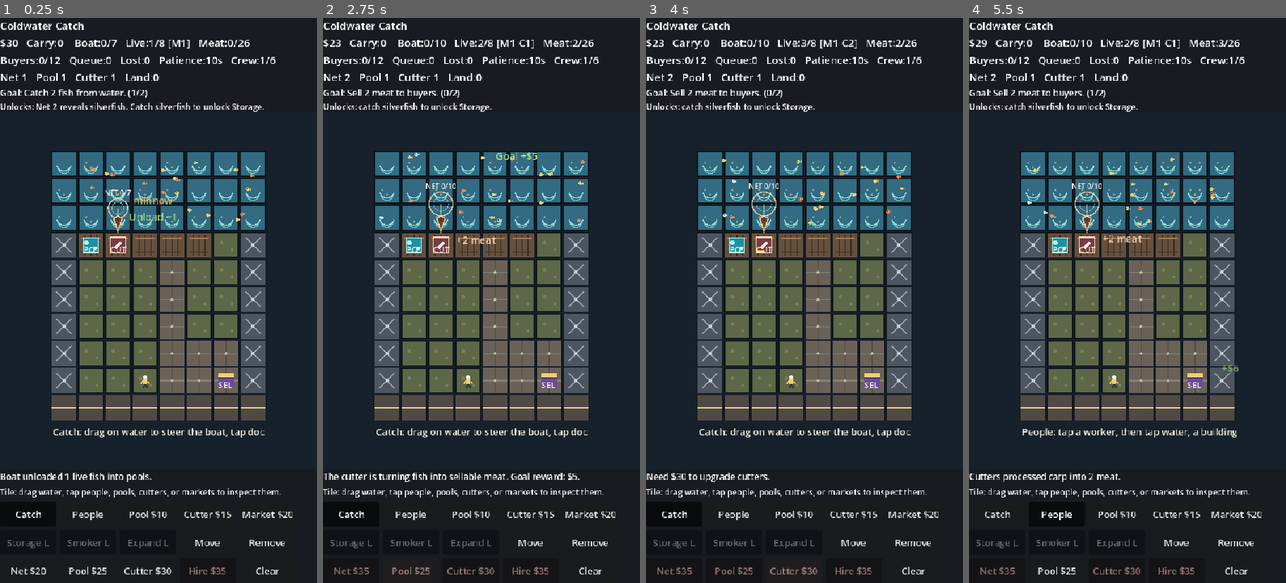
Above: before the commit, frames 1-4 (left to right).
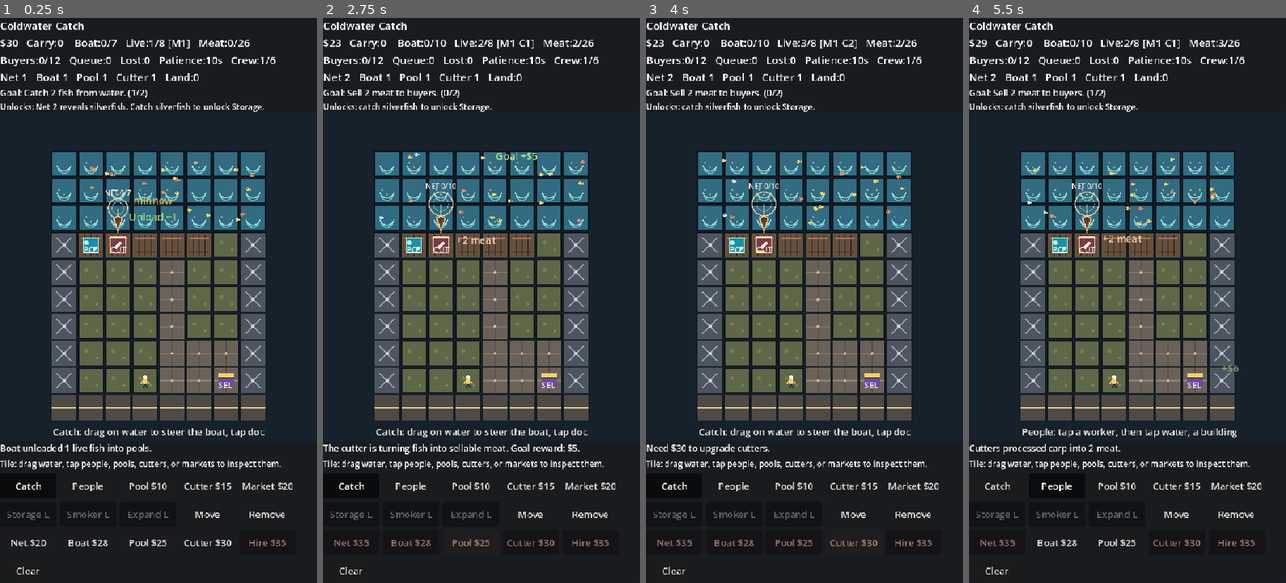
Above: after the commit, the same moments.

Repository: FunnySkillz/project_tilesgame
Game: Godot game, scene res://scenes/Main.tscn
Two runs of this game, one before a commit and one after it. Both use one fixed random seed, a clock stepped at 60 frames per second and the inputs below.
Inputs (mouse positions are in pixels of both pictures, inside the frame that each line leads up to):
- Up to frame 1 (0.25 s): no input
- Up to frame 2 (2.75 s): click "Net $20" at 0.5 s; click "Net $35" at 1.25 s; click "Pool $25" at 2 s
- Up to frame 3 (4 s): click (734, 543) at 2.75 s, where only the run after the commit has a clickable "Boat $28"; click "Cutter $30" at 3.5 s
- Up to frame 4 (5.5 s): click "Catch" at 4.25 s; click "People" at 5 s

The runs differ from the first frame. In frame 1, 3.7% of the frame differs, in the area x 0-93%, y 9-99%; in frame 2, 4.1%; in frame 3, 3.6%; in frame 4, 3.6%.

Commit message:
Add boat upgrade architecture

Diff:
--- /dev/null
+++ b/scripts/fishing/BoatAgent.gd
@@ -0,0 +1,85 @@
+class_name BoatAgent
+extends RefCounted
+
+const BASE_SPEED := 2.2
+const SPEED_PER_LEVEL := 0.35
+const BASE_NET_LENGTH := 0.45
+const NET_LENGTH_PER_LEVEL := 0.16
+const BASE_NET_RADIUS := 0.28
+const NET_RADIUS_PER_LEVEL := 0.08
+const BASE_NET_CAPACITY := 4
+const NET_CAPACITY_PER_LEVEL := 3
+const HOLD_CAPACITY_PER_LEVEL := 2
+
+var position := Vector2.ZERO
+var target := Vector2.ZERO
+var last_direction := Vector2.DOWN
+var fish_stock: Array = [0, 0, 0]
+var level := 1
+
+
+func setup(dock_position: Vector2) -> BoatAgent:
+	position = dock_position
+	target = dock_position
+	last_direction = Vector2.DOWN
+	fish_stock = [0, 0, 0]
+	level = 1
+	return self
+
+
+func tick(delta: float) -> void:
+	var delta_to_target := target - position
+	if delta_to_target.length() <= 0.01:
+		return
+
+	var move_distance := speed() * delta
+	if delta_to_target.length() <= move_distance:
+		position = target
+	else:
+		position += delta_to_target.normalized() * move_distance
+	last_direction = delta_to_target.normalized()
+
+
+func set_target(next_target: Vector2) -> void:
+	target = next_target
+
+
+func is_at(point: Vector2) -> bool:
+	return position.distance_to(point) <= 0.08
+
+
+func speed() -> float:
+	return BASE_SPEED + float(level - 1) * SPEED_PER_LEVEL
+
+
+func direction() -> Vector2:
+	if last_direction.length() <= 0.001:
+		return Vector2.DOWN
+	return last_direction.normalized()
+
+
+func net_center(net_level: int) -> Vector2:
+	return position - direction() * net_length(net_level)
+
+
+func net_length(net_level: int) -> float:
+	return BASE_NET_LENGTH + float(net_level) * NET_LENGTH_PER_LEVEL
+
+
+func net_radius(net_level: int) -> float:
+	return BASE_NET_RADIUS + float(net_level) * NET_RADIUS_PER_LEVEL
+
+
+func net_capacity(net_level: int) -> int:
+	return BASE_NET_CAPACITY + net_level * NET_CAPACITY_PER_LEVEL + (level - 1) * HOLD_CAPACITY_PER_LEVEL
+
+
+func net_count() -> int:
+	var total := 0
+	for amount in fish_stock:
+		total += int(amount)
+	return total
+
+
+func upgrade() -> void:
+	level += 1
--- a/scripts/main.gd
+++ b/scripts/main.gd
@@ -6,6 +6,7 @@
 enum FishKind { MINNOW, CARP, SILVERFISH }
 enum BuyerKind { VILLAGER, COOK, MERCHANT }
 
+const BoatAgentScript := preload("res://scripts/fishing/BoatAgent.gd")
 const FishAgentScript := preload("res://scripts/fishing/FishAgent.gd")
 
 const GRID_W := 8
@@ -42,7 +43,6 @@
 const WORKER_CUTTER_RATE_BONUS := 0.35
 const WORKER_SMOKER_RATE_BONUS := 0.35
 const ACTIVE_FISH_MAX := 18
-const BOAT_SPEED := 2.2
 const BOAT_DOCK_X := 2.5
 const NET_CATCH_RADIUS := 0.34
 const SMOKER_SECONDS := 6.0
@@ -101,10 +101,7 @@
 var workers: Array = []
 var selected_worker_index := -1
 var active_fish_agents: Array = []
-var boat_position := Vector2(BOAT_DOCK_X, float(WATER_ROWS) - 0.25)
-var boat_target := Vector2(BOAT_DOCK_X, float(WATER_ROWS) - 0.25)
-var boat_fish_stock: Array = [0, 0, 0]
-var boat_last_direction := Vector2.DOWN
+var boat_agent = BoatAgentScript.new()
 var dragging_boat := false
 
 var grid_rect := Rect2()
@@ -256,10 +253,7 @@
 
 func _init_active_fishing() -> void:
 	active_fish_agents.clear()
-	boat_position = _boat_home_position()
-	boat_target = boat_position
-	boat_last_direction = Vector2.DOWN
-	boat_fish_stock = [0, 0, 0]
+	boat_agent.setup(_boat_home_position())
 	for i in ACTIVE_FISH_MAX:
 		_spawn_active_fish()
 
@@ -361,6 +355,7 @@
 	_add_tool_button(actions, TOOL_MOVE, "Move", "Move one building to another buildable tile.")
 	_add_tool_button(actions, TOOL_REMOVE, "Remove", "Remove a building and recover half its cost.")
 	command_buttons["net"] = _add_command_button(actions, "Net +", "Upgrade net", _upgrade_net)
+	command_buttons["boat"] = _add_command_button(actions, "Boat +", "Upgrade boat speed and hold size", _upgrade_boat)
 	command_buttons["pool"] = _add_command_button(actions, "Pool +", "Upgrade pools", _upgrade_pool)
 	command_buttons["cutter"] = _add_command_button(actions, "Cutter +", "Upgrade cutters", _upgrade_cutter)
 	command_buttons["hire"] = _add_command_button(actions, "Hire +", "Hire another worker", _hire_worker)
@@ -472,7 +467,7 @@
 	dragging_boat = true
 	_set_boat_target_from_screen(position)
 	status_text = "Boat following your drag. Sweep fish into the net, then tap the dock to unload."
-	_add_popup("Boat target", _world_to_screen(boat_target), Color("#9fe4dd"))
+	_add_popup("Boat target", _world_to_screen(boat_agent.target), Color("#9fe4dd"))
 	_update_hud()
 	queue_redraw()
 	return true
@@ -485,26 +480,26 @@
 
 func _set_boat_target_from_screen(position: Vector2) -> void:
 	var world_position := (position - grid_rect.position) / tile_px
-	boat_target = Vector2(
+	boat_agent.set_target(Vector2(
 		clamp(world_position.x, 0.25, float(GRID_W) - 0.25),
 		clamp(world_position.y, 0.25, float(WATER_ROWS) - 0.25)
-	)
+	))
 	selected_cell = Vector2i(
-		int(clamp(floor(boat_target.x), 0.0, float(GRID_W - 1))),
-		int(clamp(floor(boat_target.y), 0.0, float(WATER_ROWS - 1)))
+		int(clamp(floor(boat_agent.target.x), 0.0, float(GRID_W - 1))),
+		int(clamp(floor(boat_agent.target.y), 0.0, float(WATER_ROWS - 1)))
 	)
 
 
 func _use_catch_tool(cell: Vector2i) -> void:
 	var tile: Dictionary = tiles[cell.y][cell.x]
 	if tile["kind"] == TileKind.WATER:
-		boat_target = _water_cell_target(cell)
+		boat_agent.set_target(_water_cell_target(cell))
 		status_text = "Boat heading out. Drag on water to guide it, then tap the dock to unload."
 		_add_popup_for_cell(cell, "Boat target", Color("#9fe4dd"))
 		return
 
 	if tile["kind"] == TileKind.DOCK:
-		boat_target = _boat_home_position()
+		boat_agent.set_target(_boat_home_position())
 		if _boat_is_at_dock() and _boat_net_count() > 0:
 			_try_unload_boat()
 		else:
@@ -674,6 +669,19 @@
 	_update_hud()
 
 
+func _upgrade_boat() -> void:
+	var cost := _boat_upgrade_cost()
+	if money < cost:
+		status_text = "Need $" + str(cost) + " to upgrade the boat."
+		return
+	money -= cost
+	boat_agent.upgrade()
+	upgrades_bought_total += 1
+	status_text = "Boat upgraded to level " + str(boat_agent.level) + ". Speed and net hold improved."
+	_add_popup("Boat level " + str(boat_agent.level), grid_rect.position + Vector2(grid_rect.size.x * 0.5, 34.0), Color("#9fe4dd"))
+	_update_hud()
+
+
 func _upgrade_pool() -> void:
 	var cost := _pool_upgrade_cost()
 	if money < cost:
@@ -796,7 +804,7 @@
 	var water_min := Vector2(0.15, 0.15)
 	var water_max := Vector2(float(GRID_W) - 0.15, float(WATER_ROWS) - 0.2)
 	for fish in active_fish_agents:
-		fish.tick(delta, water_min, water_max, boat_position)
+		fish.tick(delta, water_min, water_max, boat_agent.position)
 
 	_collect_fish_in_net()
 	while active_fish_agents.size() < ACTIVE_FISH_MAX:
@@ -807,16 +815,7 @@
 
 
 func _move_boat(delta: float) -> void:
-	var delta_to_target := boat_target - boat_position
-	if delta_to_target.length() <= 0.01:
-		return
-
-	var move_distance := BOAT_SPEED * delta
-	if delta_to_target.length() <= move_distance:
-		boat_position = boat_target
-	else:
-		boat_position += delta_to_target.normalized() * move_distance
-	boat_last_direction = delta_to_target.normalized()
+	boat_agent.tick(delta)
 
 
 func _collect_fish_in_net() -> void:
@@ -834,7 +833,7 @@
 			continue
 
 		active_fish_agents.remove_at(i)
-		_add_fish_to_stock(boat_fish_stock, fish.fish_kind, 1)
+		_add_fish_to_stock(boat_agent.fish_stock, fish.fish_kind, 1)
 		fish_caught_total += 1
 		_add_fish_to_stock(fish_caught_by_kind, fish.fish_kind, 1)
 		status_text = "Net caught a " + _fish_name(fish.fish_kind) + ". Net " + str(_boat_net_count()) + "/" + str(_boat_net_capacity()) + "." + _maybe_unlock_storage(fish.fish_kind)
@@ -847,7 +846,7 @@
 		status_text = "Boat is docked, but pools are full. Build, staff, or upgrade pools."
 		return
 
-	var moved := _move_fish_between_stocks(boat_fish_stock, live_fish_stock, room)
+	var moved := _move_fish_between_stocks(boat_agent.fish_stock, live_fish_stock, room)
 	if moved <= 0:
 		return
 	fish_stored_total += moved
@@ -863,33 +862,31 @@
 
 
 func _boat_is_at_dock() -> bool:
-	return boat_position.distance_to(_boat_home_position()) <= 0.08
+	return boat_agent.is_at(_boat_home_position())
 
 
 func _boat_direction() -> Vector2:
-	if boat_last_direction.length() <= 0.001:
-		return Vector2.DOWN
-	return boat_last_direction.normalized()
+	return boat_agent.direction()
 
 
 func _boat_net_center() -> Vector2:
-	return boat_position - _boat_direction() * _boat_net_length()
+	return boat_agent.net_center(net_level)
 
 
 func _boat_net_length() -> float:
-	return 0.45 + float(net_level) * 0.16
+	return boat_agent.net_length(net_level)
 
 
 func _boat_net_radius() -> float:
-	return 0.28 + float(net_level) * 0.08
+	return boat_agent.net_radius(net_level)
 
 
 func _boat_net_capacity() -> int:
-	return 4 + net_level * 3
+	return boat_agent.net_capacity(net_level)
 
 
 func _boat_net_count() -> int:
-	return _stock_total(boat_fish_stock)
+	return boat_agent.net_count()
 
 
 func _tick_cutters(delta: float) -> void:
@@ -1946,6 +1943,10 @@
 
 func _net_upgrade_cost() -> int:
 	return 20 + (net_level - 1) * 15
+
+
+func _boat_upgrade_cost() -> int:
+	return 28 + (boat_agent.level - 1) * 22
 
 
 func _pool_upgrade_cost() -> int:
@@ -2232,7 +2233,7 @@
 	var smoked_text := ""
 	if _is_smoker_unlocked() or smoked_meat > 0:
 		smoked_text = "   Smoke:%d/%d" % [smoked_meat, _smoked_meat_capacity()]
-	hud_label.text = "Coldwater Catch\n$%d   Carry:%d %s   Boat:%d/%d   Live:%d/%d %s   Meat:%d/%d%s\nBuyers:%d/%d   Queue:%d   Lost:%d   Patience:%ds   Crew:%d/%d\nNet %d   Pool %d   Cutter %d   Land:%d" % [
+	hud_label.text = "Coldwater Catch\n$%d   Carry:%d %s   Boat:%d/%d   Live:%d/%d %s   Meat:%d/%d%s\nBuyers:%d/%d   Queue:%d   Lost:%d   Patience:%ds   Crew:%d/%d\nNet %d   Boat %d   Pool %d   Cutter %d   Land:%d" % [
 		money,
 		_carried_fish_total(),
 		_stock_summary(carried_fish_stock),
@@ -2252,6 +2253,7 @@
 		workers.size(),
 		MAX_WORKERS,
 		net_level,
+		boat_agent.level,
 		pool_level,
 		cutter_level,
 		land_expanded_total
@@ -2275,6 +2277,10 @@
 		var net_button: Button = command_buttons["net"]
 		net_button.text = "Net $" + str(_net_upgrade_cost())
 		net_button.modulate = _affordability_color(_net_upgrade_cost())
+	if command_buttons.has("boat"):
+		var boat_button: Button = command_buttons["boat"]
+		boat_button.text = "Boat $" + str(_boat_upgrade_cost())
+		boat_button.modulate = _affordability_color(_boat_upgrade_cost())
 	if command_buttons.has("pool"):
 		var pool_button: Button = command_buttons["pool"]
 		pool_button.text = "Pool $" + str(_pool_upgrade_cost())
@@ -2426,7 +2432,7 @@
 		var fish_agent = fish
 		_draw_fish(_world_to_screen(fish_agent.position), tile_px * 0.13, fish_agent.fish_kind)
 
-	var boat_screen := _world_to_screen(boat_position)
+	var boat_screen := _world_to_screen(boat_agent.position)
 	var net_center := _boat_net_center()
 	var net_screen := _world_to_screen(net_center)
 	var net_radius: float = _boat_net_radius() * tile_px
@@ -2436,7 +2442,7 @@
 
 	var caught_index := 0
 	for fish_kind: int in [FishKind.MINNOW, FishKind.CARP, FishKind.SILVERFISH]:
-		for i in int(boat_fish_stock[fish_kind]):
+		for i in int(boat_agent.fish_stock[fish_kind]):
 			var angle := float(caught_index) * 1.7
 			var offset: Vector2 = Vector2(cos(angle), sin(angle)) * min(net_radius * 0.55, 5.0 + float(caught_index % 4) * 3.0)
 			_draw_fish(net_screen + offset, tile_px * 0.09, fish_kind)
@@ -2459,6 +2465,10 @@
 		PackedColorArray([Color("#7a4f3b"), Color("#6a422f"), Color("#4d3025"), Color("#6a422f")])
 	)
 	draw_polyline(PackedVector2Array([bow, right_point, stern, left, bow]), Color("#f0d597"), 2.0)
+	if boat_agent.level >= 2:
+		draw_line(center - right * tile_px * 0.13, center + right * tile_px * 0.13, Color("#9fe4dd"), 2.0)
+	if boat_agent.level >= 3:
+		draw_circle(center - direction * tile_px * 0.11, tile_px * 0.045, Color("#f2d16b"))
 
 
 func _draw_dock_order_board() -> void:
Not shown, changed: README.md
Not shown, changed: docs/art_plan.md
Not shown, changed: docs/design_plan.md
Not shown, changed: docs/game_plan.md
Not shown, changed: docs/implementation_phases.md
